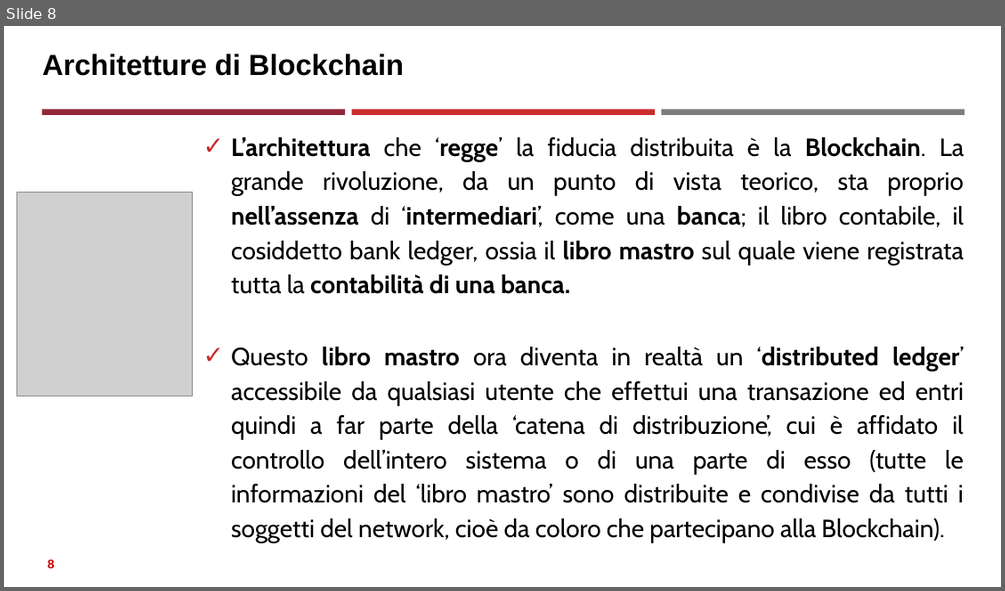
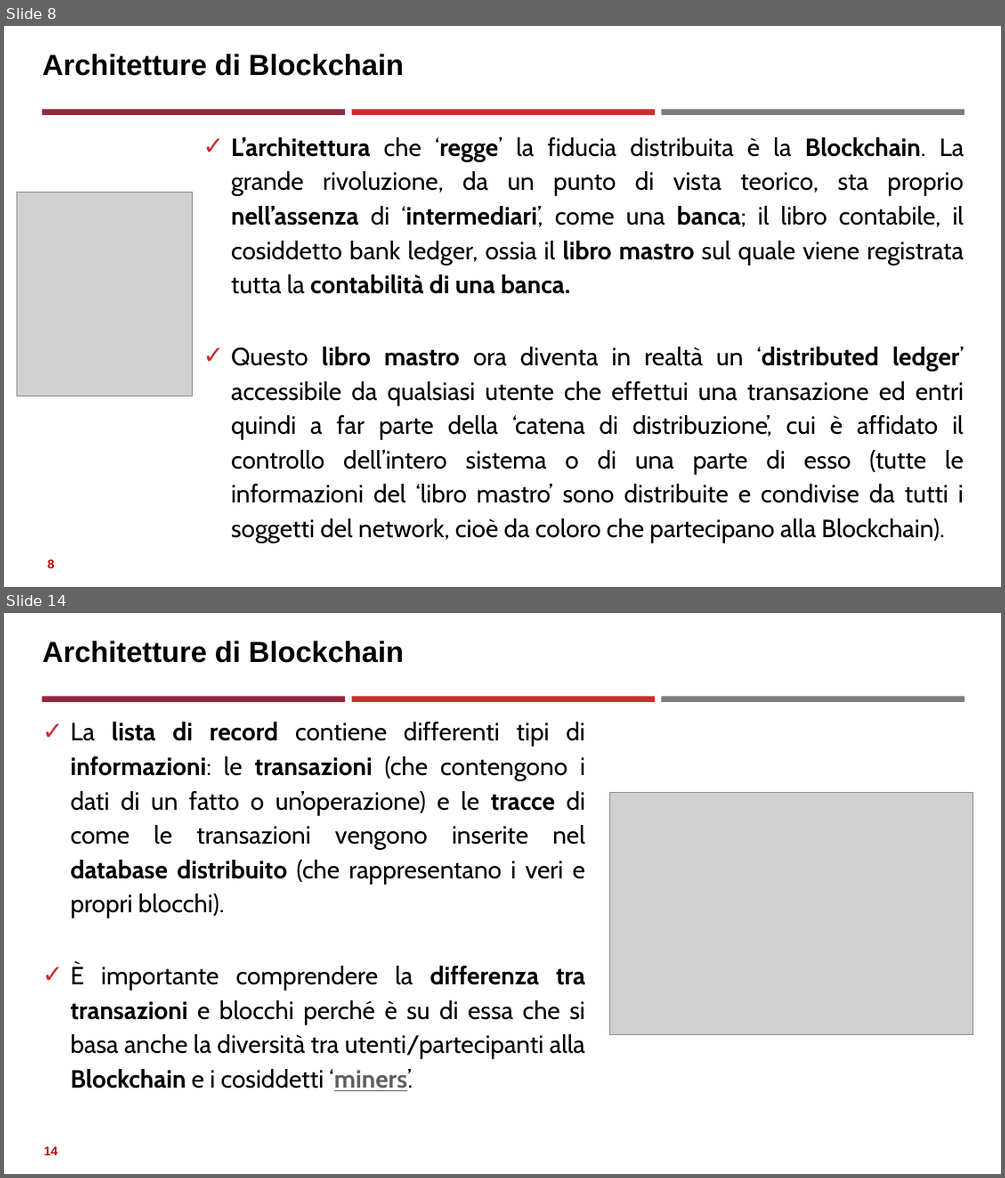
Before and after one commit to neural1977/data_science_interview_material, a slide deck: Assicurazioni/Distributed Ledger Technology_ita.pptx. Shown one above the other, each under a label of ours: slide 8 before the commit, slides 8 and 14 after it; the slides between them are not shown. The pictures are 1005x591 and 1005x1178 pixels, drawn with LibreOffice and Linux fonts; fonts in the diff are those of the drawing; grey boxes stand for pictures. Boxes give left, top, right and bottom in pixels: in the first picture for what was removed or moved away, otherwise in the second. Text is boxed around its words. In the diff, an @@ line names an element or a change of style, - is before the commit and + after.

```diff
--- a/Assicurazioni/Distributed Ledger Technology_ita.pptx
+++ b/Assicurazioni/Distributed Ledger Technology_ita.pptx
@@ slide 14 added at [4,613,1001,1174], background #FFFFFF; not listed: 3 template elements that a slide beside it also shows @@
@@ title added at [42,641,404,663], 28 pt, text #000000, bold @@
+Architetture di Blockchain
@@ text added at [71,722,585,1059], 24 pt, text #000000 @@
+✓ La lista di record contiene differenti tipi di informazioni: le transazioni (che contengono i dati di un fatto o un’operazione) e le tracce di come le transazioni vengono inserite nel database distribuito (che rappresentano i veri e propri blocchi).
+✓ È importante comprendere la differenza tra transazioni e blocchi perché è su di essa che si basa anche la diversità tra utenti/partecipanti alla Blockchain e i cosiddetti ‘miners’.
@@ picture added at [610,793,973,1035] @@
@@ page number added at [44,1146,58,1155], 12 pt, text #C00000, bold @@
+14
```
Also in this commit, not shown: 3 slides changed, 9 other slides added.
